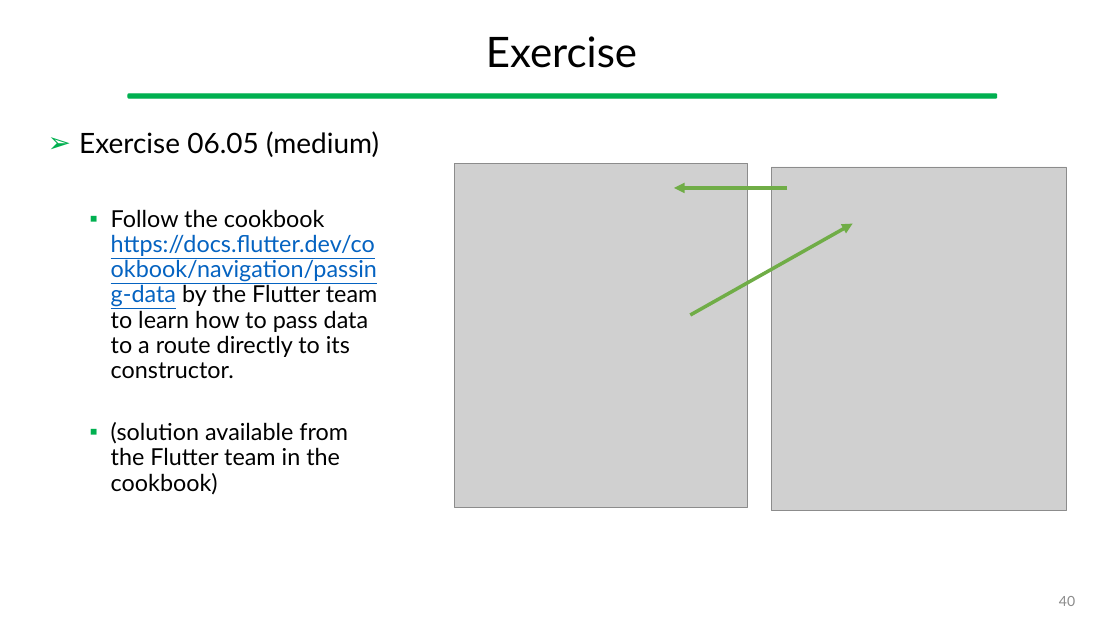
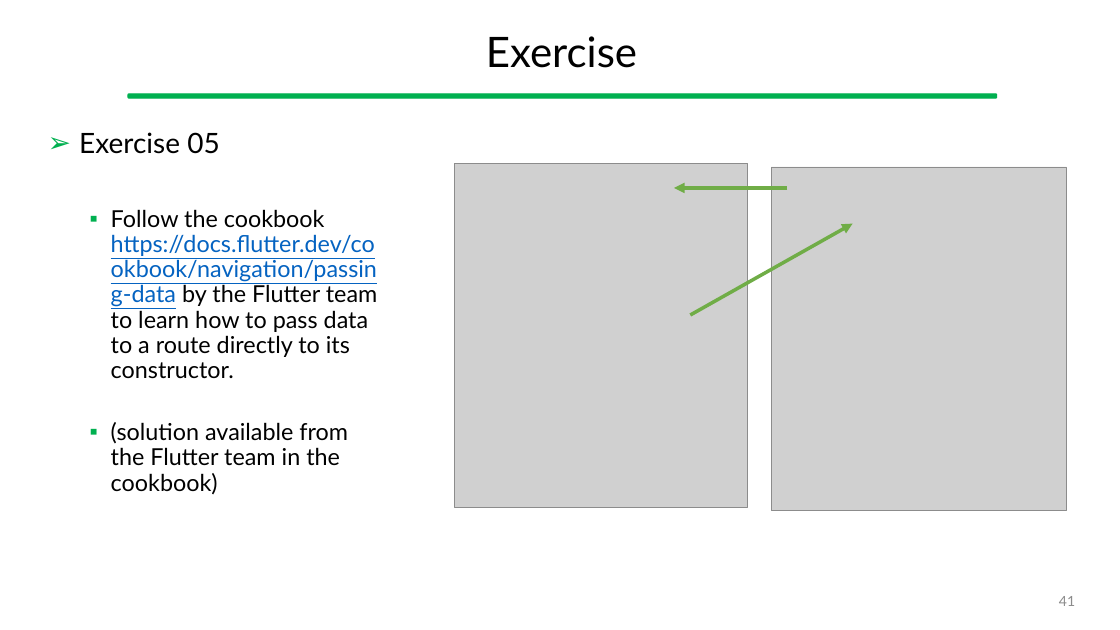
Before and after one commit to gcappon/bwthw, a slide deck: slide 41 of lesson_10-navigation/lesson_10-navigation.pptx (slide 40 before the commit). Drawn at 1120x630 pixels with LibreOffice and Linux fonts; fonts in the diff are those of the drawing; grey boxes stand for pictures. Boxes give left, top, right and bottom in pixels: in the first picture for what was removed or moved away, otherwise in the second. Text is boxed around its words. In the diff, an @@ line names an element or a change of style, - is before the commit and + after.

```diff
--- a/lesson_10-navigation/lesson_10-navigation.pptx
+++ b/lesson_10-navigation/lesson_10-navigation.pptx
@@ text at [79, 132, 219, 154]: text changed @@
-➢ Exercise 06.05 (medium)
+➢ Exercise 05
@@ page number at [1059, 596, 1075, 606]: text changed @@
-40
+41
```
Also in this commit, not shown: 11 other slides changed, 1 slide added, 29 other files.
